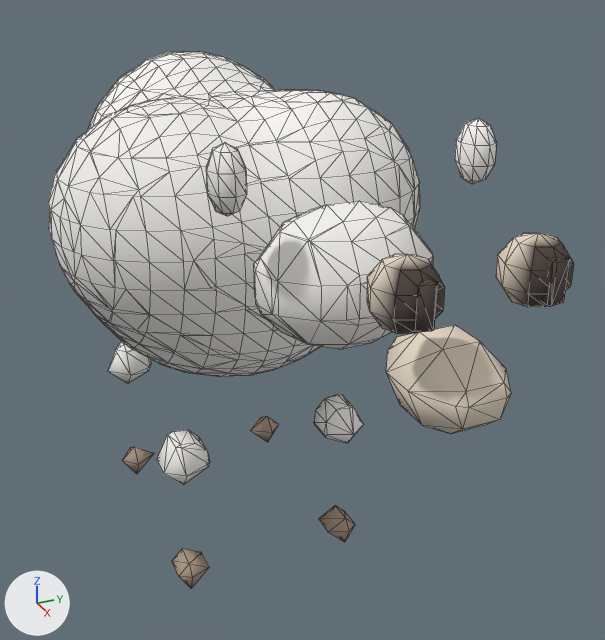
One commit to the glTF model assets/animals/src/sheep.glb: the scene before it, then after it.
One viewpoint serves both versions: a camera (50 mm lens) standing at (0.917, -0.308, 0.743) and looking at (0.144, 0.04, 0.357). The axes (+X, +Y, +Z) are drawn at lower left. The lights are the same throughout. The picture after the commit comes second. Mesh edges are drawn as thin lines. Vertices at exactly the same position are counted once.

Objects in the first picture: 'sheep'.
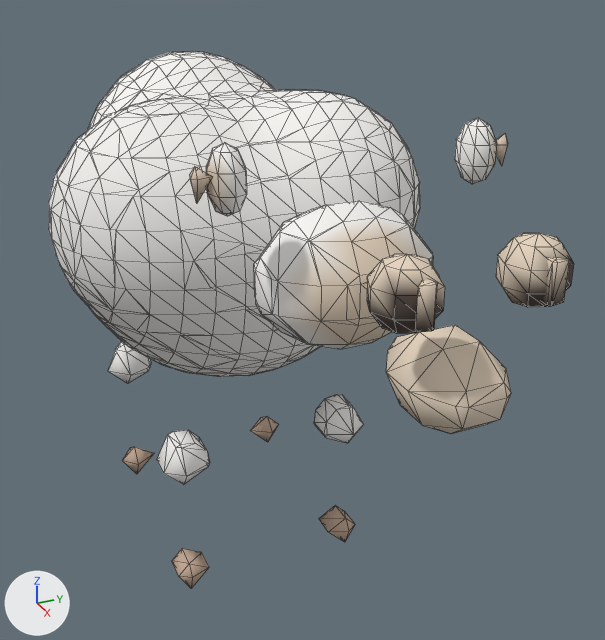
Boxes (x1, y1, x2, y2) around the edits, measured in the pictures (605 x 640 px):
part 1 of me_mesh, added
    after: (496, 134, 508, 166)
part 2 of me_mesh, added
    after: (190, 167, 211, 203)
part 3 of me_mesh, recoloured
    both: (122, 128, 573, 588)

What the commit changed:
me_mesh is used by ob_sheep; location (0.0, 0.0, 0.0).
Verts and faces of me_mesh; kept vertices keep their numbers, new ones are numbered from 1260.
me_mesh had 1260 vertices, 2452 faces and spanned x -0.238..0.53, y -0.208..0.208, z 0.016..0.616.
me_mesh now has 1272 vertices, 2468 faces and spans x -0.238..0.53, y -0.208..0.208, z 0.016..0.616.
Part 1, on me_mesh:
New vertex 1260 is at (0.345, 0.135, 0.594), pixel (505, 133).
New vertex 1261 is at (0.345, 0.139, 0.585), pixel (507, 143).
New vertex 1262 is at (0.349, 0.135, 0.585), pixel (507, 145).
New vertex 1263 is at (0.345, 0.135, 0.566), pixel (501, 166).
New vertex 1264 is at (0.345, 0.122, 0.585).
New vertex 1265 is at (0.331, 0.135, 0.585), pixel (494, 140).
New faces: (1260, 1262, 1261), (1261, 1262, 1263), (1260, 1264, 1262), (1262, 1264, 1263), (1260, 1261, 1265), (1261, 1263, 1265).
New faces: (1260, 1265, 1264), (1263, 1264, 1265).
Part 2, on me_mesh:
New vertex 1266 is at (0.345, -0.135, 0.594), pixel (194, 166).
New vertex 1267 is at (0.345, -0.122, 0.585).
New vertex 1268 is at (0.349, -0.135, 0.585), pixel (197, 180).
New vertex 1269 is at (0.345, -0.135, 0.566), pixel (196, 203).
New vertex 1270 is at (0.345, -0.139, 0.585), pixel (190, 179).
New vertex 1271 is at (0.331, -0.135, 0.585), pixel (189, 174).
New faces: (1266, 1268, 1267), (1267, 1268, 1269), (1266, 1270, 1268), (1268, 1270, 1269), (1266, 1267, 1271), (1267, 1269, 1271).
New faces: (1266, 1271, 1270), (1269, 1270, 1271).
me_mesh part 3: 2125 kept faces spanning x -0.238..0.53, y -0.208..0.208, z 0.016..0.616 get new vertex colours; the middle colour goes from white #f7f5f1 to white #f7f5f2.
